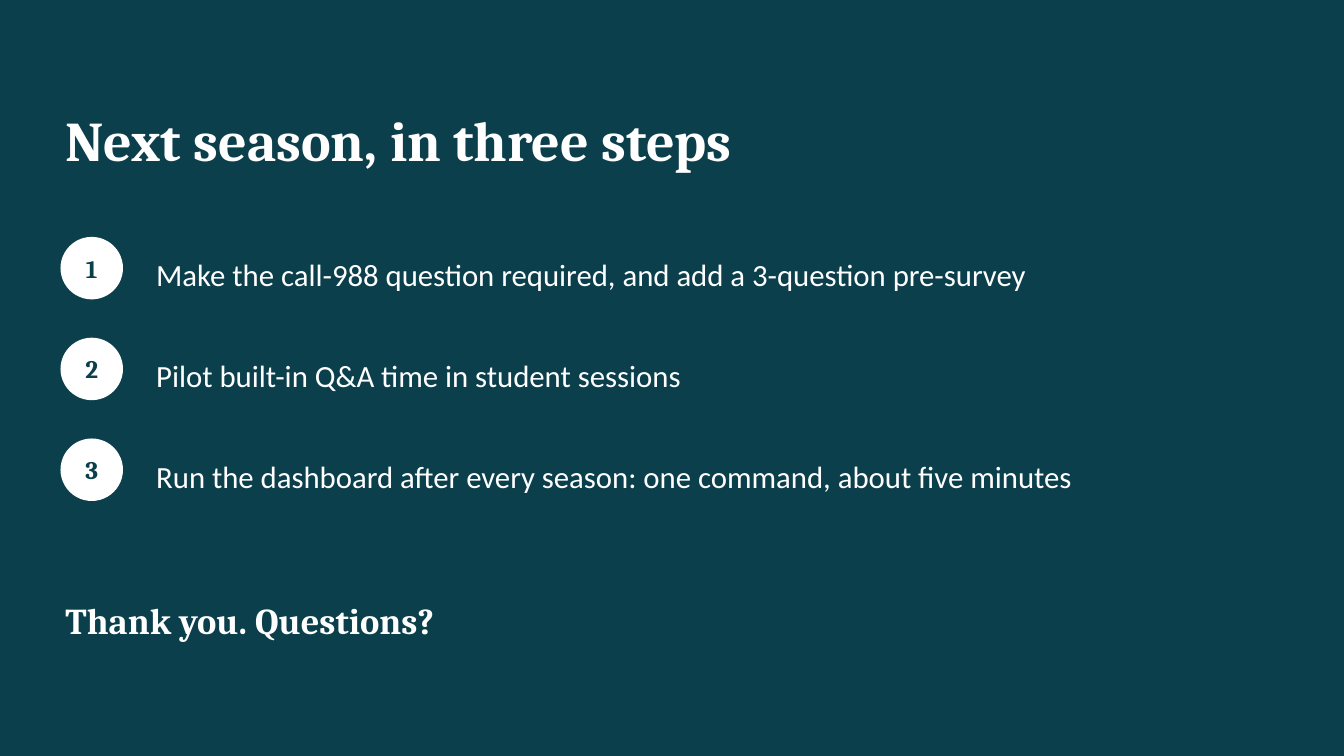
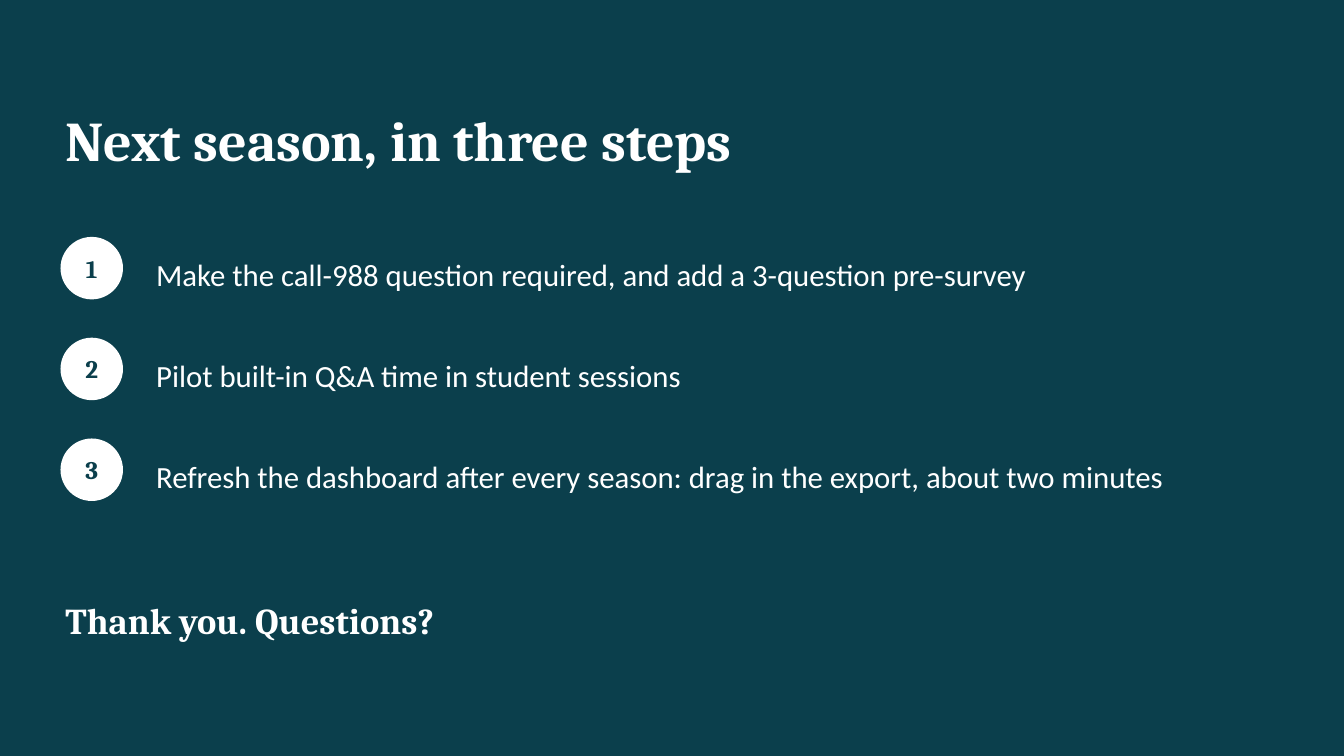
Before and after one commit to ArushNo1/cbc-buildfest, a slide deck: slide 13 of submission/Team17_Presentation.pptx. Drawn at 1344x756 pixels with LibreOffice and Linux fonts; fonts in the diff are those of the drawing. Boxes give left, top, right and bottom in pixels: in the first picture for what was removed or moved away, otherwise in the second. Text is boxed around its words. In the diff, an @@ line names an element or a change of style, - is before the commit and + after.

```diff
--- a/submission/Team17_Presentation.pptx
+++ b/submission/Team17_Presentation.pptx
@@ text at box(156, 466, 1163, 494): text changed @@
-Run the dashboard after every season: one command, about five minutes
+Refresh the dashboard after every season: drag in the export, about two minutes
```
Also in this commit, not shown: 3 other slides changed, 10 other files.
